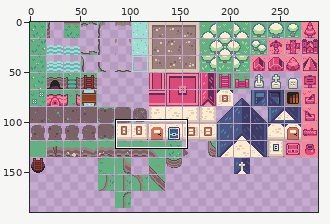
One commit to this sprite sheet: static/images/tilemap.png. Above, an overview of the earlier version with the close-up marked.
Close-up. The starting point:
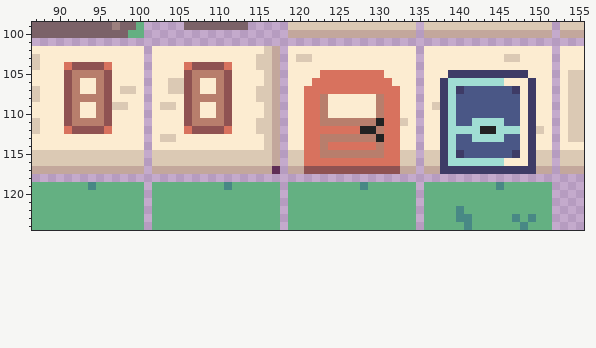
The file is 288x323 pixels. Shown: x 87..155, y 99..124. The wide view leaves out empty margins.
The result:
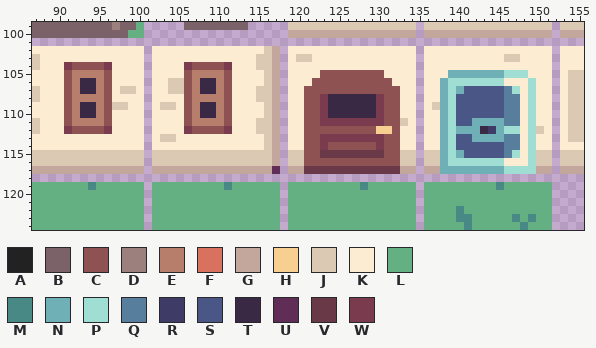
Palette (. is transparent): A #222222  B #7b6268  C #8f5252  D #9c807e  E #b87e6c  F #d8725e  G #c3a79c  H #f7cf91  J #dbc9b4  K #fcecd1  L #64b082  M #488885  N #6fb0b7  P #a0ddd3  Q #577f9d  R #3e3b66  S #4a5786  T #392945  U #5f2d56  V #6a3948  W #7a3b4f
Change:
@@ x 87..155 @@
 103 JKKKKKKKKKKKKK.KKKKKKKKKKKKKJJG.KJJKKKKKKKKKKKKK.KKKKKKKKKKJJKKKK.KKK
-104 JKKKFCCCCFKKKK.KKKKFCCCCFKKKJJG.KKKKKKKKKKKKKKKK.KKKKKKKKKKKKKKKK.KKK
-105 KKKKCEEEECKKKK.KKKKCEEEECKKKKJG.KKKKFFFFFFFFKKKK.KKKRRRRRRRRRRKKK.KJJ
-106 KKKKCEKKECKKKK.KKJJCEKKECKKKKJG.KKKFFFFFFFFFFKKK.KKRPPPPPPPKKKRKK.KJJ
-107 JKKKCEKKECKJJK.KKJJCEKKECKKKJJG.KKFFFFFFFFFFFFKK.KKRPRSSSSSSRKRKK.KJJ
-108 JKKKCEEEECKKKK.KKKKCEEEECKKKJJG.KKFFEKKKKKKEFFKK.KKRPSSSSSSSSKRKK.KJJ
-109 KKKKCEKKECJJKK.KJJKCEKKECKKKKJG.KKFFEKKKKKKEFFKK.KJRPSSSSSSSSKRKK.KJJ
-110 KKKKCEKKECKKKK.KKKKCEKKECKKKKJG.KKFFEKKKKKKEFFKK.KKRPSSSSSSSSKRKK.KJJ
-111 JKKKCEEEECKKKK.KKKKCEEEECKKKJJG.KKFFEEEEEEEAFFJK.KKRPSSPPPPSSKRKK.KJJ
-112 JKKKFCCCCFKKKK.KKKKFCCCCFKKKJJG.KKFFFFFFFAAEFFKK.KKRPPPPAAPPPKRJK.KJJ
-113 KKKKKKKKKKKKKK.KJJKKKKKKKKKKKJG.KKFFEEEEEEEAFFKK.KKRPSSPPPPSSKRKK.KJJ
-114 KKKKKKKKKKKKKK.KKKKKKKKKKKKKKJG.KKFFEFFFFFFEFFKK.KKRPSSSSSSSSKRKK.KKK
-115 JJJJJJJJJJJJJJ.JJJJJJJJJJJJJJJG.JJFFEEEEEEEEFFJJ.JJRPRSSSSSSRKRJJ.JJJ
-116 JJJJJJJJJJJJJJ.JJJJJJJJJJJJJJJG.JJFFFFFFFFFFFFJJ.JJRPPPPPPPKKKRJJ.JJJ
-117 GGGGGGGGGGGGGG.GGGGGGGGGGGGGGGU.GGCCCCCCCCCCCCGG.GGRRRRRRRRRRRRGG.GGG
+104 JKKKWCCCCWKKKK.KKKKWCCCCWKKKJJG.KKKKKKKKKKKKKKKK.KKKKKKKKKKKKKKKK.KKK
+105 KKKKCEEEECKKKK.KKKKCEEEECKKKKJG.KKKKCCCCCCCCKKKK.KKKNNNNNNNPPPKKK.KJJ
+106 KKKKCETTECKKKK.KKJJCETTECKKKKJG.KKKCCCCCCCCCCKKK.KKNPPPPPPPKKKPKK.KJJ
+107 JKKKCETTECKJJK.KKJJCETTECKKKJJG.KKCCCCCCCCCCCCKK.KKNPNSSSSSQPKPKK.KJJ
+108 JKKKCEEEECKKKK.KKKKCEEEECKKKJJG.KKCCWTTTTTTWCCKK.KKNPSSSSSSQQKPKK.KJJ
+109 KKKKCETTECJJKK.KJJKCETTECKKKKJG.KKCCWTTTTTTWCCKK.KJNPSSSSSSQQKPKK.KJJ
+110 KKKKCETTECKKKK.KKKKCETTECKKKKJG.KKCCWTTTTTTWCCKK.KKNPSSSSSSQQKPKK.KJJ
+111 JKKKCEEEECKKKK.KKKKCEEEECKKKJJG.KKCCWWWWWWWWCCJK.KKNPSSNNNNQQKPKK.KJJ
+112 JKKKWCCCCWKKKK.KKKKWCCCCWKKKJJG.KKCCCCCCCCCHHCKK.KKNPNNNTRNPPKPJK.KJJ
+113 KKKKKKKKKKKKKK.KJJKKKKKKKKKKKJG.KKCCWWWWWWWWCCKK.KKNPSSNNNNQQKPKK.KJJ
+114 KKKKKKKKKKKKKK.KKKKKKKKKKKKKKJG.KKCCWCCCCCCWCCKK.KKNPSSSSSSQQKPKK.KKK
+115 JJJJJJJJJJJJJJ.JJJJJJJJJJJJJJJG.JJCCVVVVVVVVCCJJ.JJNPNSSSSSQPKPJJ.JJJ
+116 JJJJJJJJJJJJJJ.JJJJJJJJJJJJJJJG.JJCCCCCCCCCCCCJJ.JJNPPPPPPPKKKPJJ.JJJ
+117 GGGGGGGGGGGGGG.GGGGGGGGGGGGGGGU.GGVVVVVVVVVVVVGG.GGNNNNNNNNPPPPGG.GGG
 118 .....................................................................
Where, in picture pixels (left, top, right, bottom), the same in both close-ups:
changed: (64, 62, 112, 134)
changed: (184, 62, 232, 134)
changed: (304, 70, 400, 174)
changed: (440, 70, 536, 174)
